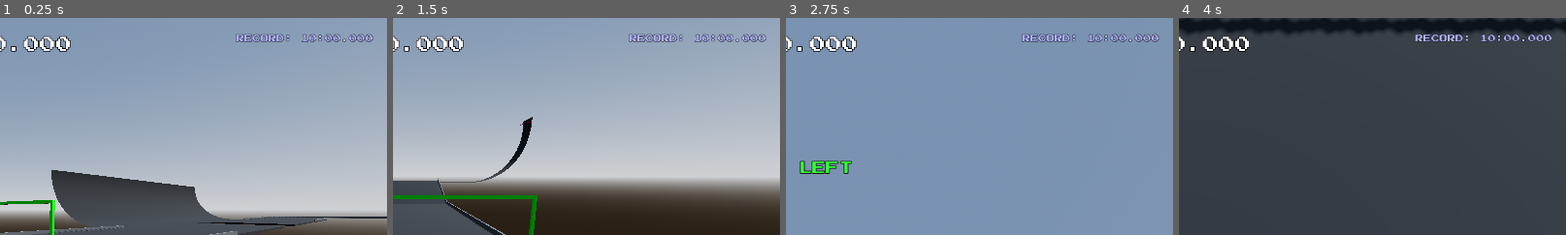
Above: before the commit, frames 1-4 (left to right).
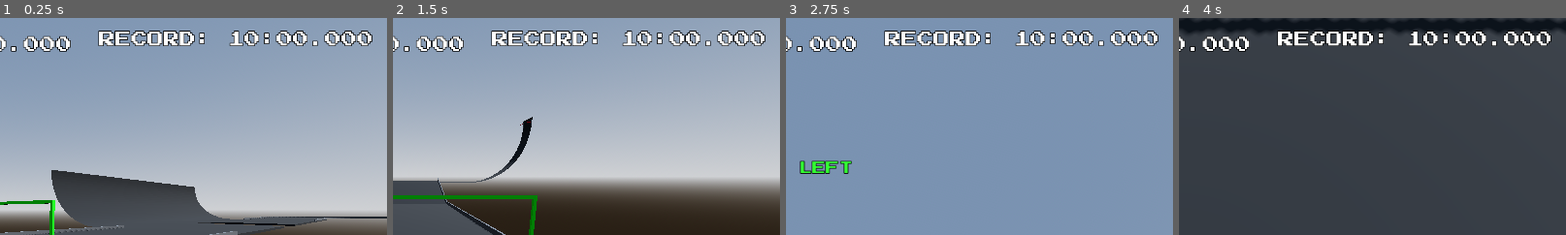
Above: after the commit, the same moments.

Repository: JosePedroDias/godot-trial-maniac
Game: Godot game, scene res://scenes/track1.tscn
Two runs of this game, one before a commit and one after it. Both use one fixed random seed, a clock stepped at 60 frames per second and the inputs below.
Inputs:
- Up to frame 1 (0.25 s): no input
- Up to frame 2 (1.5 s): hold Right (ui_right) 0.53-1.28 s; tap 2 (next_track) at 0.6 s; hold Down (ui_down) from 1.28 s (still down); tap 1 at 1.35 s
- Up to frame 3 (2.75 s): release Down (ui_down) at 2.03 s; hold Right (ui_right) from 2.03 s (still down); hold 3 from 2.03 s (still down)
- Up to frame 4 (4 s): release Right (ui_right) at 2.78 s; release 3 at 2.78 s; hold Up (ui_up) 2.78-3.53 s; tap 4 at 2.85 s; hold Left (ui_left) from 3.53 s (still down); hold 0 from 3.53 s (still down)
The pictures show only the part of the screen within x 50-100%, y 0-50%; the shares and areas given below are measured in that part.

The runs differ from the first frame. In frame 1, 3.3% of the frame differs, in the area x 25-97%, y 5-13%; in frame 2, 3.3%; in frame 3, 3.3%; in frame 4, 2.9%.

Commit message:
recorded time tweak. hide mouse

Diff:
--- a/scenes/hud.tscn
+++ b/scenes/hud.tscn
@@ -26,9 +26,8 @@
 
 [sub_resource type="LabelSettings" id="LabelSettings_record"]
 font = ExtResource("2_font")
-font_size = 12
-font_color = Color(0.7, 0.7, 1, 1)
-outline_size = 2
+font_size = 24
+outline_size = 4
 outline_color = Color(0, 0, 0, 1)
 
 [sub_resource type="LabelSettings" id="LabelSettings_binding"]
--- a/scripts/game_manager.gd
+++ b/scripts/game_manager.gd
@@ -43,6 +43,7 @@
 var _key_states = {}
 
 func _ready():
+	Input.set_mouse_mode(Input.MOUSE_MODE_HIDDEN)
 	_load_data()
 	current_state = RaceState.PRE_START
 	if get_tree().current_scene:
